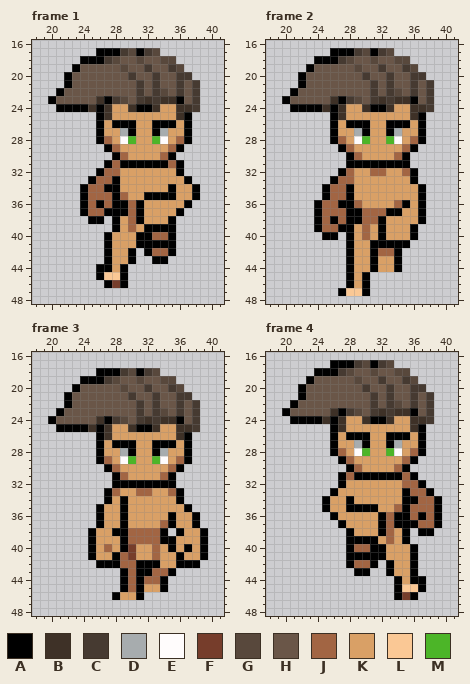
Pixel-art file -- Pixel Crawler - Free Pack/Entities/Characters/Body_A/Animations/Run_Base/Run_Down.aseprite. Above is the file before it was changed.
64x64 pixels, 6 frames. Shown: frame 1: x 18..41, y 16..48; frame 2: x 18..41, y 16..48; frame 3: x 18..41, y 16..48; frame 4: x 18..41, y 16..48. The commit also changed other frames, which this record leaves out.
Visible layers, top first: "hair_style_1", "Head", "Arm_R", "Chest", "Legs".
Palette (. is transparent): A #000000  B #3e3127  C #463a31  D #a7acae  E #fffcfc  F #763d2b  G #58483c  H #6a5648  J #a26543  K #d9a066  L #fac895  M #4cb528
Pixels before, frame 1, first column x 20:
17 ......AAACGACG.....
18 ....AAACGHHGHHGG...
19 ...AHHHHHGHHCHHCG..
20 ..AHHHHHHHCHHCHHCC.
21 ..AHHHHHHHHCHCHHCHC
22 .AHHHHHHHHHCHCGHCHC
23 AHHHHHBACGHCBCBBAHC
24 .AAAABABKKBAABKKBBC
25 ......ABKKKKKKKKBA.
26 ......AKAAAKKAAAKA.
27 ......AKKDAKKADKKA.
28 ......AJKEMKKMEKJA.
29 .......AJKKKKKKJA..
30 ........AJKKKKJA...
31 .......AJAAAAAAJA..
32 ......AJJKKKKKKKA..
33 .....AJJAKKKKKKKKA.
34 ....AJJAAKKKKKKAKKA
35 ....AJJJAJKKAAAAKKA
36 ....AJAJAAJAKKKKKA.
37 ....AJJAAAJAKKKKA..
38 .....AA.AKJAKKKA...
39 ........AKJKAAAA...
40 .......AKKKAAJJA...
41 .......AKKKAAAAA...
42 .......AKKA.AJJA...
43 .......AKKA..AA....
44 ......AAKA.........
45 ......ALLA.........
46 .......AFA.........
Pixels before, frame 2, first column x 20:
17 ......AAACGACG.....
18 ....AAACGHHGHHGG...
19 ...AHHHHHGHHCHHCG..
20 ..AHHHHHHHCHHCHHCC.
21 ..AHHHHHHHHCHCHHCHC
22 .AHHHHHHHHHCHCGHCHC
23 AHHHHHBACGHCBCBBAHC
24 .AAAABABKKBAABKKBBC
25 ......ABKKKKKKKKBA.
26 ......AKAAAKKAAAKA.
27 ......AKKDAKKADKKA.
28 ......AJKEMKKMEKJA.
29 .......AJKKKKKKJA..
30 ........AJKKKKJA...
31 ........AAAAAAAA...
32 .......AJKKJJKKJA..
33 ......AJJKKKKKKKA..
34 .....AJJAKKKKKKKKA.
35 .....AJJAKKKKKKKKA.
36 ....AJJAAJKKKKJAKA.
37 ....AJJJAAJJJAAKKA.
38 ....AJAJAAJJAKKKKA.
39 ....AJJAAKJKAKKKA..
40 .....AA.AKJKAKKKA..
41 ........AKKAAAAA...
42 ........AKKAJJA....
43 ........AKKAKKA....
44 ........AKKAKKA....
45 ........AKA........
46 ........AKA........
47 .......ALLA........
Pixels before, frame 3, first column x 20:
18 ......AAACGACG......
19 ....AAACGHHGHHGG....
20 ...AHHHHHGHHCHHCG...
21 ..AHHHHHHHCHHCHHCC..
22 ..AHHHHHHHHCHCHHCHC.
23 .AHHHHHHHHHCHCGHCHC.
24 AHHHHHBACGHCBCBBAHC.
25 .AAAABABKKBAABKKBBC.
26 ......ABKKKKKKKKBA..
27 ......AKAAAKKAAAKA..
28 ......AKKDAKKADKKA..
29 ......AJKEMKKMEKJA..
30 .......AJKKKKKKJA...
31 ........AJKKKKJA....
32 ........AAAAAAAA....
33 .......AJKKJJKKJA...
34 .......AKAKKKKKKA...
35 ......AKKAKKKKKKKA..
36 ......AKKAKKKKKAKKA.
37 ......AKKAKKKKJAKKA.
38 .....AKKAAJJJJA.AKKA
39 .....AKKKAJJJJAAKKKA
40 .....AKJKAFKKJKAKAKA
41 .....AKKAJFKKJKKAKKA
42 ......AAAJJAAAKKAAA.
43 .........AJAAJJA....
44 .........AJAJJA.....
45 .........AJAKKA.....
46 ........AKKA........
Pixels before, frame 4, first column x 20:
17 ......AAACGACG......
18 ....AAACGHHGHHGG....
19 ...AHHHHHGHHCHHCG...
20 ..AHHHHHHHCHHCHHCC..
21 ..AHHHHHHHHCHCHHCHC.
22 .AHHHHHHHHHCHCGHCHC.
23 AHHHHHBACGHCBCBBAHC.
24 .AAAABABKKBAABKKBBC.
25 ......ABKKKKKKKKBA..
26 ......AKAAAKKAAAKA..
27 ......AKKDAKKADKKA..
28 ......AJKEMKKMEKJA..
29 .......AJKKKKKKJA...
30 ........AJKKKKJA....
31 .......AJAAAAAAJA...
32 .......AKKKKKKKJJA..
33 ......AKKKKKKKKAJJA.
34 .....AKKAKKKKKKAAJJA
35 .....AKKAAAAKKJAJJJA
36 ......AKKKKKAJAAJAJA
37 .......AKKKKAJAAAJJA
38 ........AKKKAJKA.AA.
39 ........AAAAKJKA....
40 ........AJJAAKKKA...
41 ........AAAAAKKKA...
42 ........AJJA.AKKA...
43 .........AA..AKKA...
44 ..............AKAA..
45 ..............ALLA..
46 ..............AFA...
And afterwards:
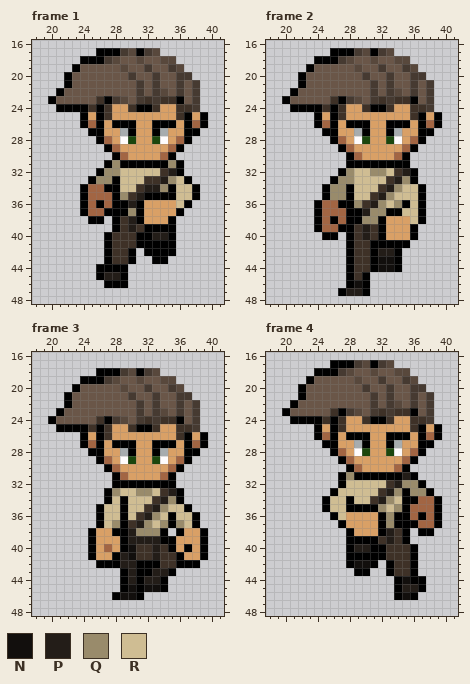
Colours new in this view: N #120f0d  P #231d18  Q #998b6b  R #cfbd93
Difference:
layer "shoes/simple_shoes" added
layer "Pants/simple_pants" added
layer "Shirts/simple_shirt" added
layer "Ears" added
colour M: #4cb528 -> #1b460d
Frame 1:
y 25: x 24..25 .. -> AK; x 38..39 .. -> KA
y 26: x 24..25 .. -> AJ; x 38..39 .. -> JA
y 27: x 25 . -> A; x 38 . -> A
y 31: x 28 J -> Q; x 35 J -> Q
y 32: x 27..35 JJKKKKKKK -> QQRRRRRBP
y 33: x 26..27 JJ -> QQ; x 29..36 KKKKKKKK -> RRRBBPQR
y 34: x 29..34 KKKKKK -> RRBPPQ; x 36..37 KK -> RR
y 35: x 29..31 JKK -> QBP; x 36..37 KK -> RR
y 36: x 30 J -> P; x 36 K -> R
y 37: x 30 J -> Q
y 38: x 29..30 KJ -> BP
y 39: x 29..31 KJK -> BPB
y 40: x 28..30 KKK -> BBB; x 33..34 JJ -> PP
y 41: x 28..30 KKK -> BBB
y 42: x 28..29 KK -> BB; x 33..34 JJ -> AA
y 43: x 28..29 KK -> BB
y 44: x 28 K -> A
y 45: x 27..28 LL -> PP
y 46: x 28 F -> A
Frame 2:
y 25: x 24..25 .. -> AK; x 38..39 .. -> KA
y 26: x 24..25 .. -> AJ; x 38..39 .. -> JA
y 27: x 25 . -> A; x 38 . -> A
y 32: x 28..35 JKKJJKKJ -> QRRQQRBP
y 33: x 27..35 JJKKKKKKK -> QQRRRRBPQ
y 34: x 26..27 JJ -> QQ; x 29..36 KKKKKKKK -> RRRBPQRR
y 35: x 26..27 JJ -> QQ; x 29..36 KKKKKKKK -> RRBPQRRR
y 36: x 29..34 JKKKKJ -> QBPQRQ; x 36 K -> R
y 37: x 30..32 JJJ -> PQQ; x 35..36 KK -> RR
y 38: x 30..31 JJ -> QQ; x 36 K -> R
y 39..40: x 29..31 KJK -> BPB
y 41: x 29..30 KK -> BB
y 42: x 29..30 KK -> BB; x 32..33 JJ -> PP
y 43..44: x 29..30 KK -> BB; x 32..33 KK -> NN
y 45: x 29 K -> B
y 46: x 29 K -> N
y 47: x 28..29 LL -> PP
Frame 3:
y 26: x 24..25 .. -> AK; x 38..39 .. -> KA
y 27: x 24..25 .. -> AJ; x 38..39 .. -> JA
y 28: x 25 . -> A; x 38 . -> A
y 33: x 28..35 JKKJJKKJ -> QRRQQRBP
y 34: x 28 K -> R; x 30..35 KKKKKK -> RRRBPQ
y 35: x 27..28 KK -> RR; x 30..36 KKKKKKK -> RRBPQRR
y 36: x 27..28 KK -> RR; x 30..34 KKKKK -> RBPQR; x 36..37 KK -> RR
y 37: x 27..28 KK -> RQ; x 30..34 KKKKJ -> BPQRQ; x 36..37 KK -> QR
y 38: x 30..33 JJJJ -> PQQQ
y 39: x 30..33 JJJJ -> PPPP
y 40: x 30..34 FKKJK -> NBBPB
y 41: x 29..35 JFKKJKK -> PNBBPBB
y 42: x 29..30 JJ -> PP; x 34..35 KK -> BB
y 43: x 30 J -> P; x 33..34 JJ -> PP
y 44: x 30 J -> P; x 32..33 JJ -> PP
y 45: x 30 J -> N; x 32..33 KK -> NN
y 46: x 29..30 KK -> NN
Frame 4:
y 25: x 24..25 .. -> AK; x 38..39 .. -> KA
y 26: x 24..25 .. -> AJ; x 38..39 .. -> JA
y 27: x 25 . -> A; x 38 . -> A
y 31: x 28 J -> Q; x 35 J -> P
y 32: x 28..36 KKKKKKKJJ -> RRRRRBPQQ
y 33: x 27..34 KKKKKKKK -> RRRRRBPQ; x 36..37 JJ -> QQ
y 34: x 26..27 KK -> RR; x 29..34 KKKKKK -> RRBPQR
y 35: x 26..27 KK -> RR; x 32..34 KKJ -> QRQ
y 36: x 27 K -> R; x 33 J -> Q
y 37: x 33 J -> Q
y 38: x 33..34 JK -> PB
y 39: x 32..34 KJK -> BPB
y 40: x 29..30 JJ -> PP; x 33..35 KKK -> BBB
y 41: x 33..35 KKK -> BBB
y 42: x 29..30 JJ -> NN; x 34..35 KK -> BB
y 43: x 34..35 KK -> BB
y 44: x 35 K -> N
y 45: x 35..36 LL -> PP
y 46: x 35 F -> N
Boxes around the changes in both pictures, in picture pixels (x1, y1, x2, y2):
added: (80, 112, 96, 136)
changed: (96, 112, 208, 288)
added: (314, 112, 330, 136)
changed: (330, 112, 442, 296)
changed: (80, 432, 208, 600)
added: (314, 424, 330, 448)
changed: (330, 424, 442, 600)
